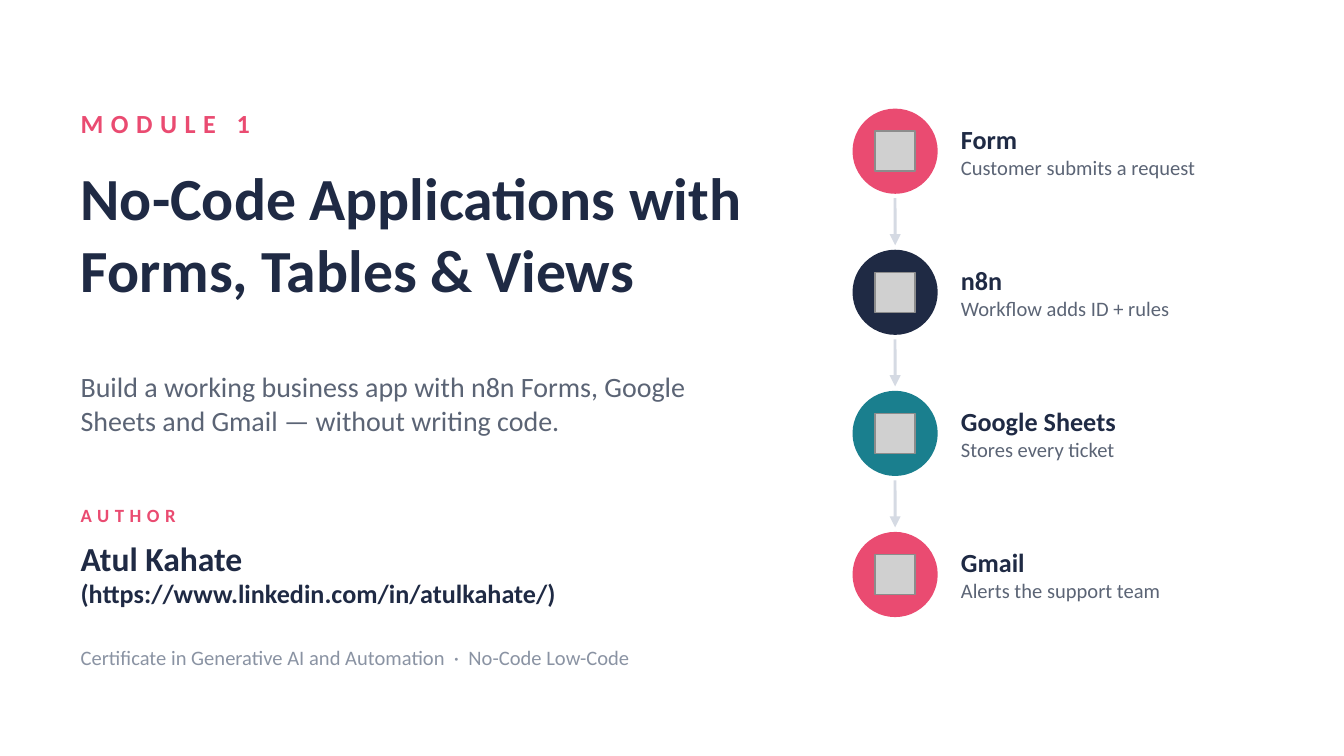
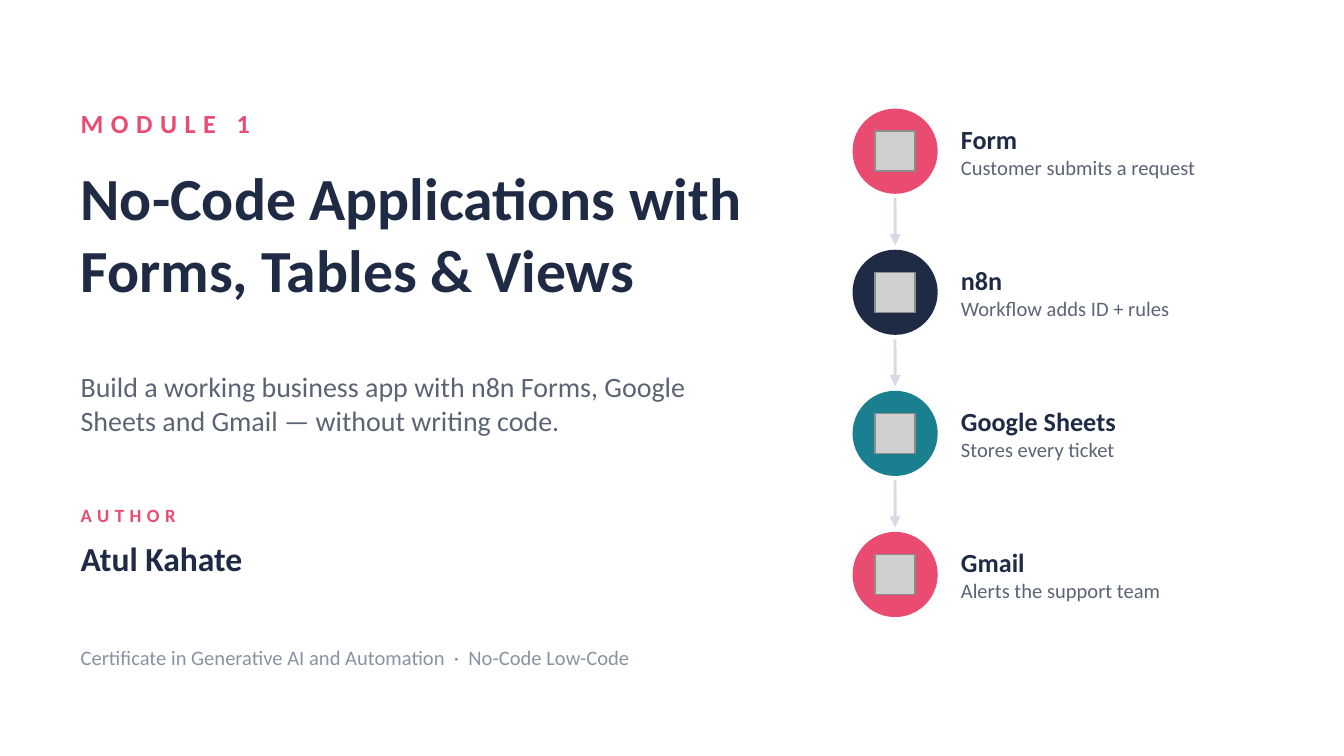
Before and after one commit to atulkahatecdac/scdl-agentic-ai, a slide deck: slide 1 of Low-Code-No-Code/no-code-low-code-1.pptx. Drawn at 1344x756 pixels with LibreOffice and Linux fonts; fonts in the diff are those of the drawing; grey boxes stand for pictures. Boxes give left, top, right and bottom in pixels: in the first picture for what was removed or moved away, otherwise in the second. Text is boxed around its words. In the diff, an @@ line names an element or a change of style, - is before the commit and + after.

```diff
--- a/Low-Code-No-Code/no-code-low-code-1.pptx
+++ b/Low-Code-No-Code/no-code-low-code-1.pptx
@@ text at <box>81,584,556,607</box>: paragraph removed @@
-(https://www.linkedin.com/in/atulkahate/)
```
Also in this commit, not shown: 5 other slides changed, 1 other file.
